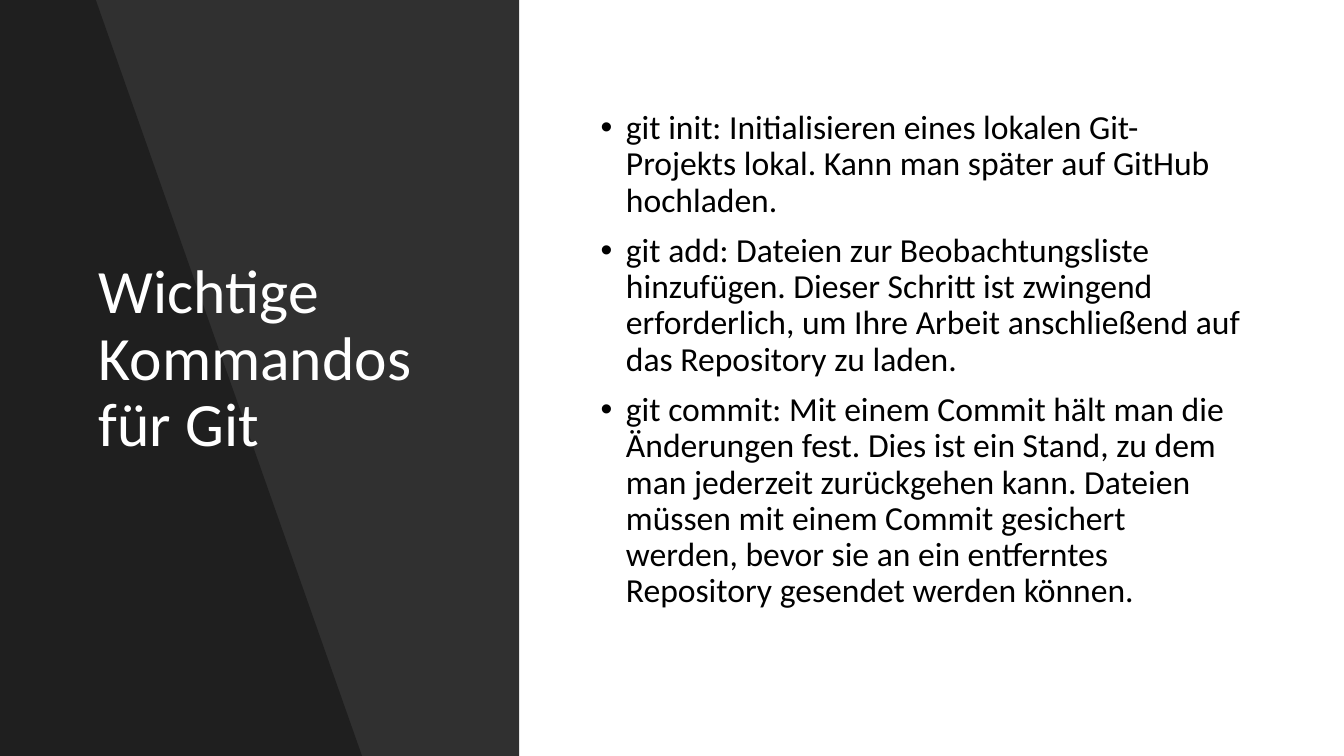
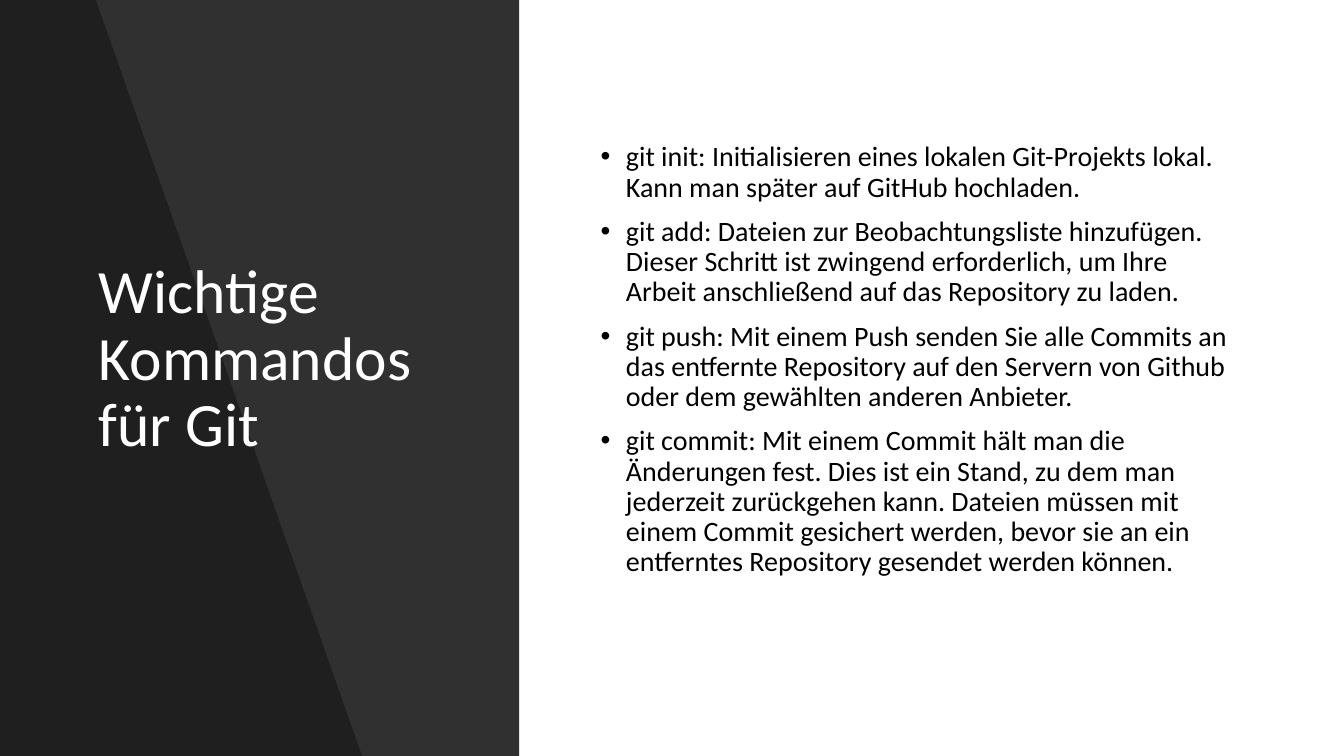
Before and after one commit to MatzeBlanc/Testprojekt, a slide deck: slide 5 of Github Überblick.pptx. Drawn at 1344x756 pixels with LibreOffice and Linux fonts; fonts in the diff are those of the drawing. Boxes give left, top, right and bottom in pixels: in the first picture for what was removed or moved away, otherwise in the second. Text is boxed around its words. In the diff, an @@ line names an element or a change of style, - is before the commit and + after.

Commit message:
Habe noch ein Kommando zu Folie 5 hinzugefügt

```diff
--- a/Github Überblick.pptx
+++ b/Github Überblick.pptx
@@ text at [626, 146, 1212, 576]: size 24 to 20 pt in "git init: Initialisieren eines lokalen Git-Projekts lokal. ...", "git add: Dateien zur Beobachtungsliste hinzufügen. Dieser ...", "git commit: Mit einem Commit hält man ..." @@
@@ text at [626, 326, 1226, 411]: paragraph added @@
+• git push: Mit einem Push senden Sie alle Commits an das entfernte Repository auf den Servern von Github oder dem gewählten anderen Anbieter.
```
